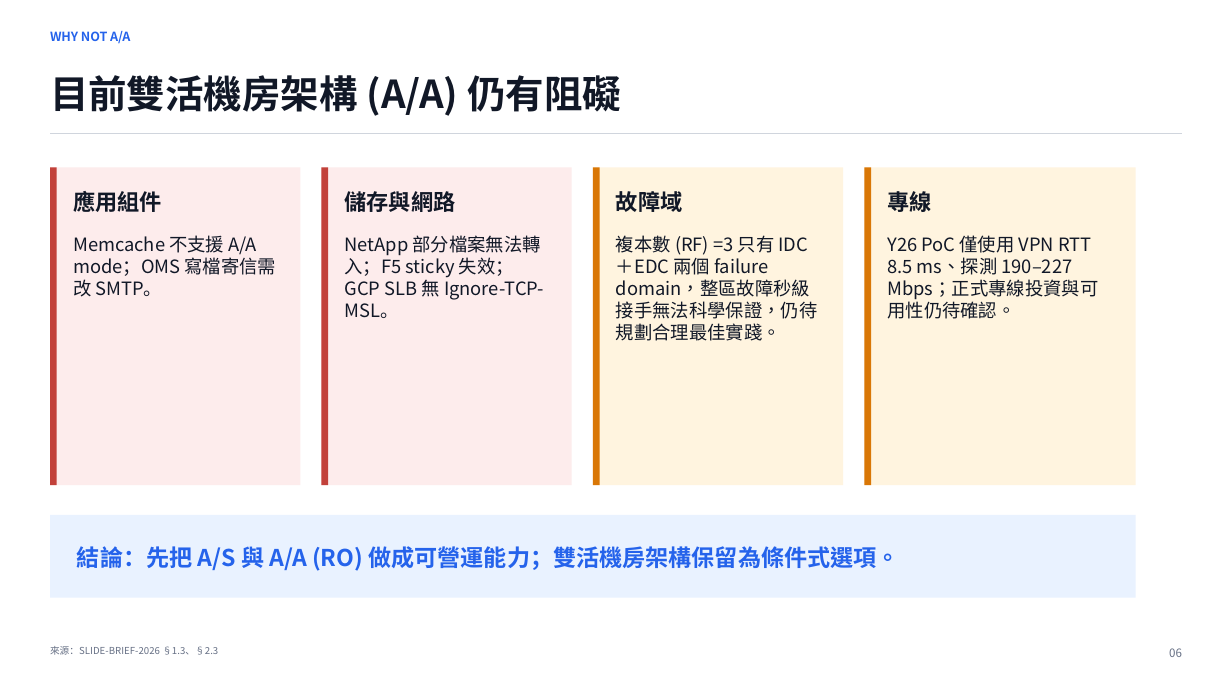
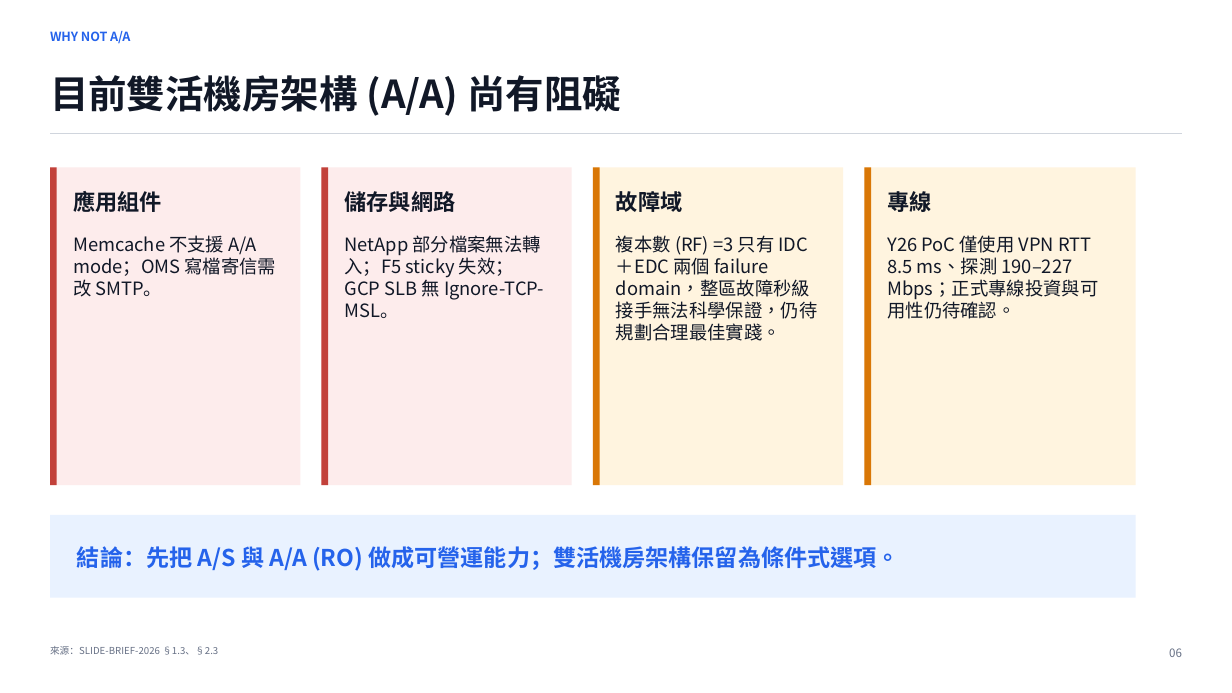
Before and after one commit to heavenruler/dba_career, a slide deck: slide 4 of poc/refresh/0827_slide_codex_v2.pptx. Drawn at 1232x693 pixels with LibreOffice and Linux fonts; fonts in the diff are those of the drawing. Boxes give left, top, right and bottom in pixels: in the first picture for what was removed or moved away, otherwise in the second. Text is boxed around its words. In the diff, an @@ line names an element or a change of style, - is before the commit and + after.

```diff
--- a/poc/refresh/0827_slide_codex_v2.pptx
+++ b/poc/refresh/0827_slide_codex_v2.pptx
@@ text at box(50, 75, 621, 116): text changed @@
-目前雙活機房架構 (A/A) 仍有阻礙
+目前雙活機房架構 (A/A) 尚有阻礙
```
Also in this commit, not shown: 9 other slides changed, 2 other files.
